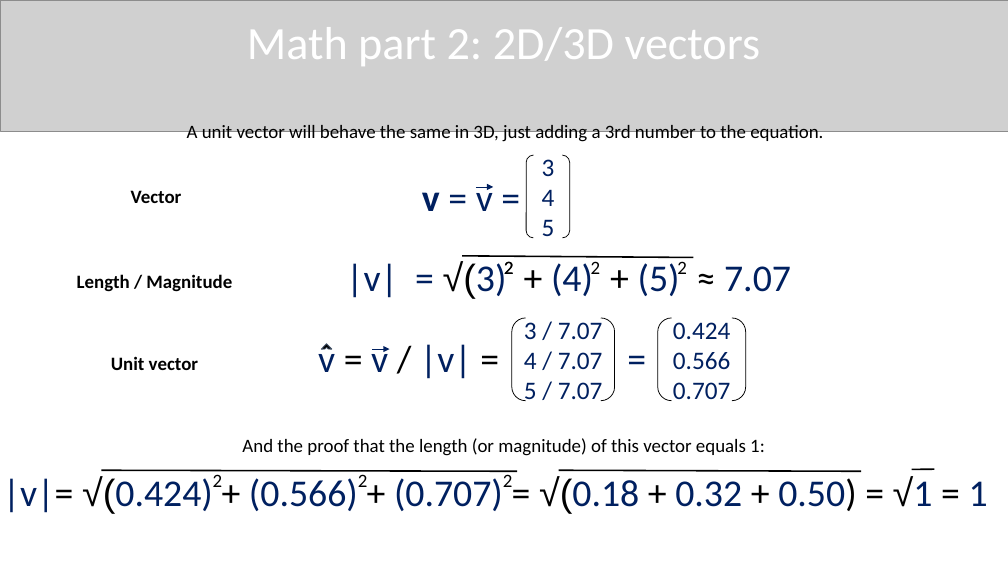
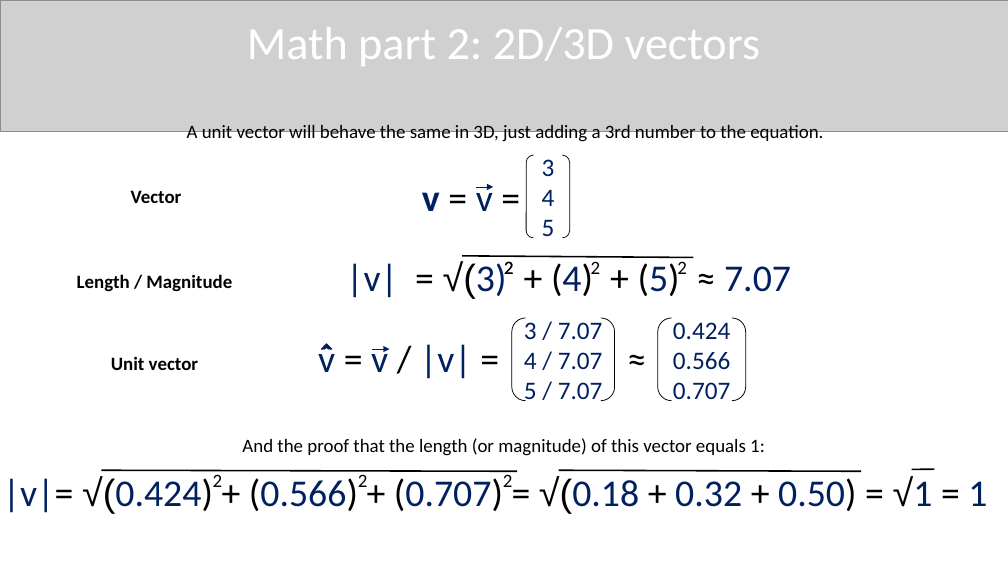
Before and after one commit to QuincyJacobs/WebGLTutorial, a slide deck: slide 97 of Presentation/Presentation WebGL.pptx. Drawn at 1008x567 pixels with LibreOffice and Linux fonts; fonts in the diff are those of the drawing; grey boxes stand for pictures. Boxes give left, top, right and bottom in pixels: in the first picture for what was removed or moved away, otherwise in the second. Text is boxed around its words. In the diff, an @@ line names an element or a change of style, - is before the commit and + after.

```diff
--- a/Presentation/Presentation WebGL.pptx
+++ b/Presentation/Presentation WebGL.pptx
@@ text "v = v =" at (x1=422, y1=184, x2=493, y2=211): text colour #002060 to #000000 in "= =" @@
@@ text "|v| = √(3) + (4) ..." at (x1=346, y1=262, x2=791, y2=299): text colour #002060 to #000000 in "= (4) (5)" @@
@@ text at (x1=318, y1=343, x2=472, y2=379): text changed @@
-v = v / |v| = =
+v = v / |v| = ≈
@@ half frame at (x1=321, y1=344, x2=332, y2=355): fill #000000 to #002060; outline #44546A 0.75 pt to #002060 0.75 pt @@
@@ text "|v|= √(0.424) + (0.566) + ..." at (x1=3, y1=476, x2=987, y2=513): text colour #002060 to #000000 in "√(0.424) (0.566) (0.707)" @@
```
Also in this commit, not shown: 4 other slides changed, 4 slides added, 1 other file.
